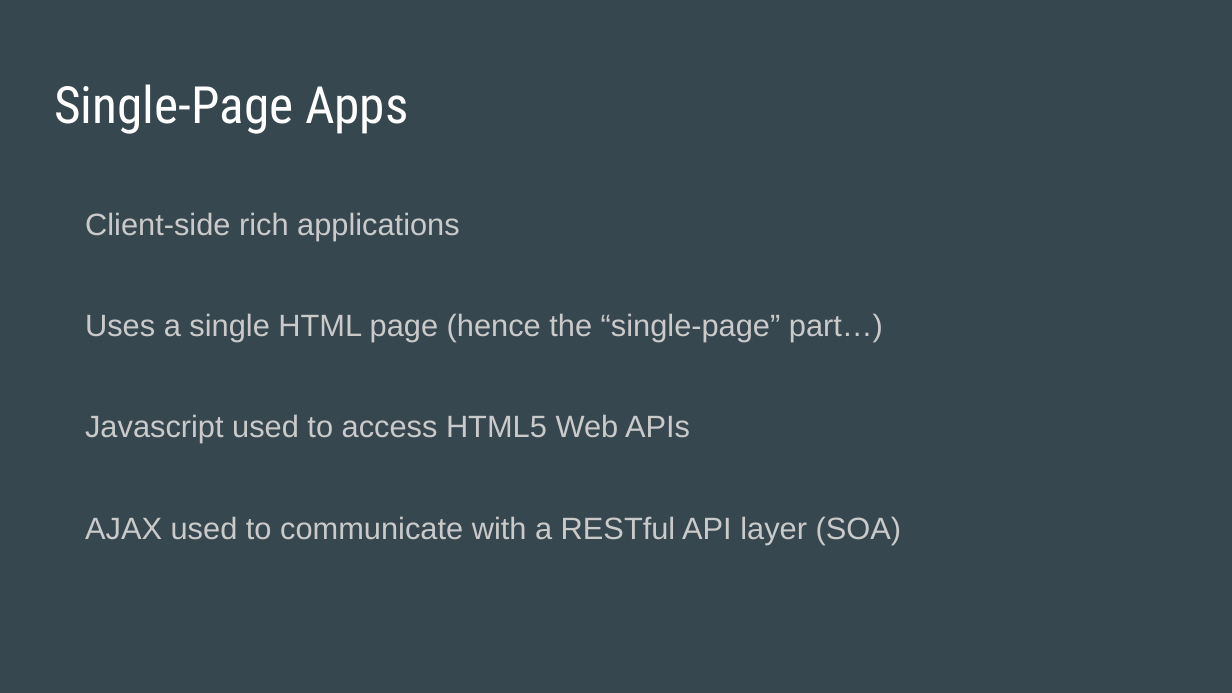
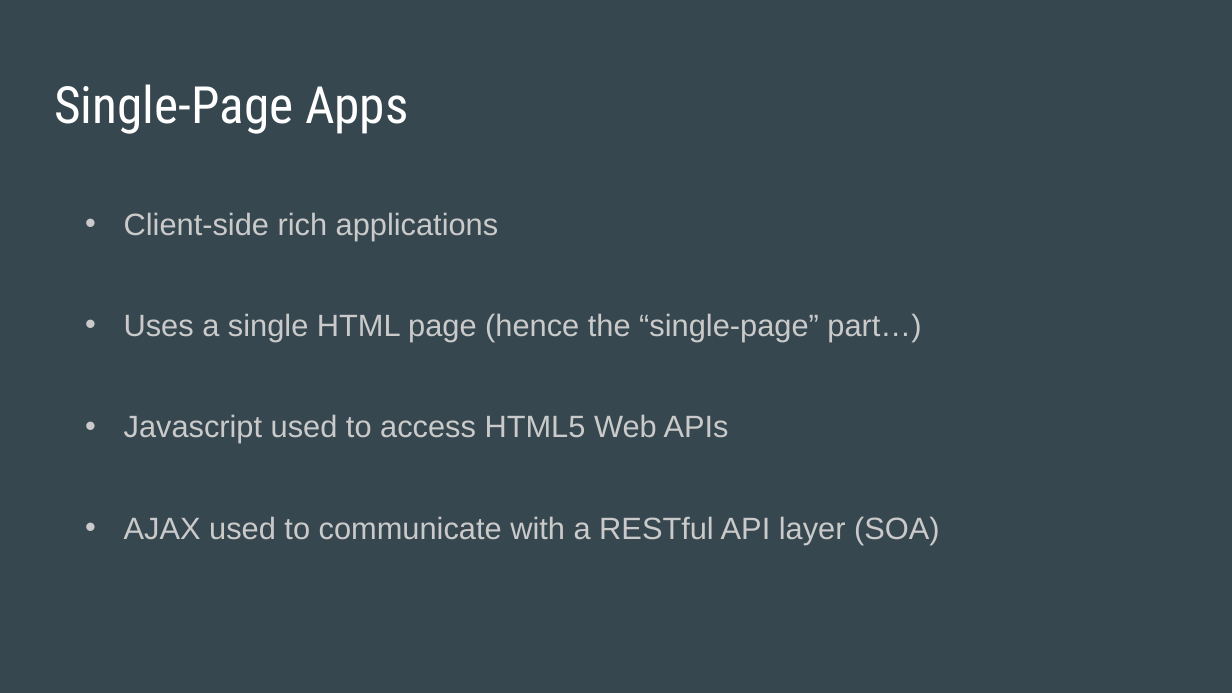
Before and after one commit to rohannair/js-spas, a slide deck: slide 4 of Single Page Apps with React + Redux.pptx. Drawn at 1232x693 pixels with LibreOffice and Linux fonts; fonts in the diff are those of the drawing. Boxes give left, top, right and bottom in pixels: in the first picture for what was removed or moved away, otherwise in the second. Text is boxed around its words. In the diff, an @@ line names an element or a change of style, - is before the commit and + after.

```diff
--- a/Single Page Apps with React + Redux.pptx
+++ b/Single Page Apps with React + Redux.pptx
@@ text "Client-side rich applications" at bbox=[124, 212, 939, 544]: bullet none to • @@
```
Also in this commit, not shown: 2 other slides changed, 2 slides added.
